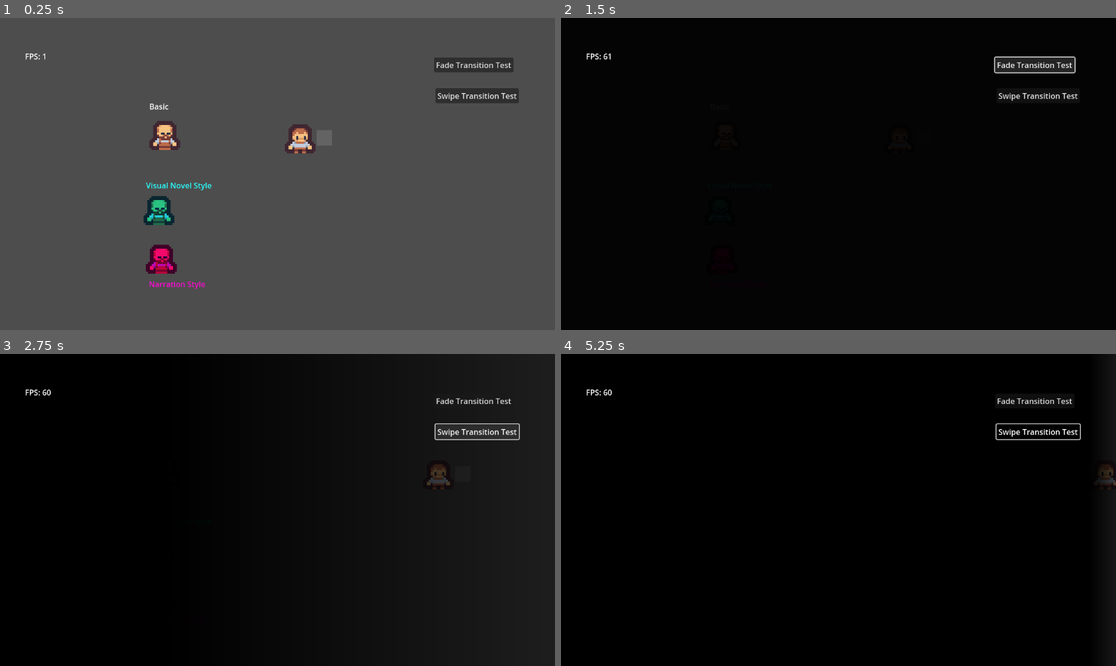
Above: before the commit, frames 1-4 (two rows, left to right).
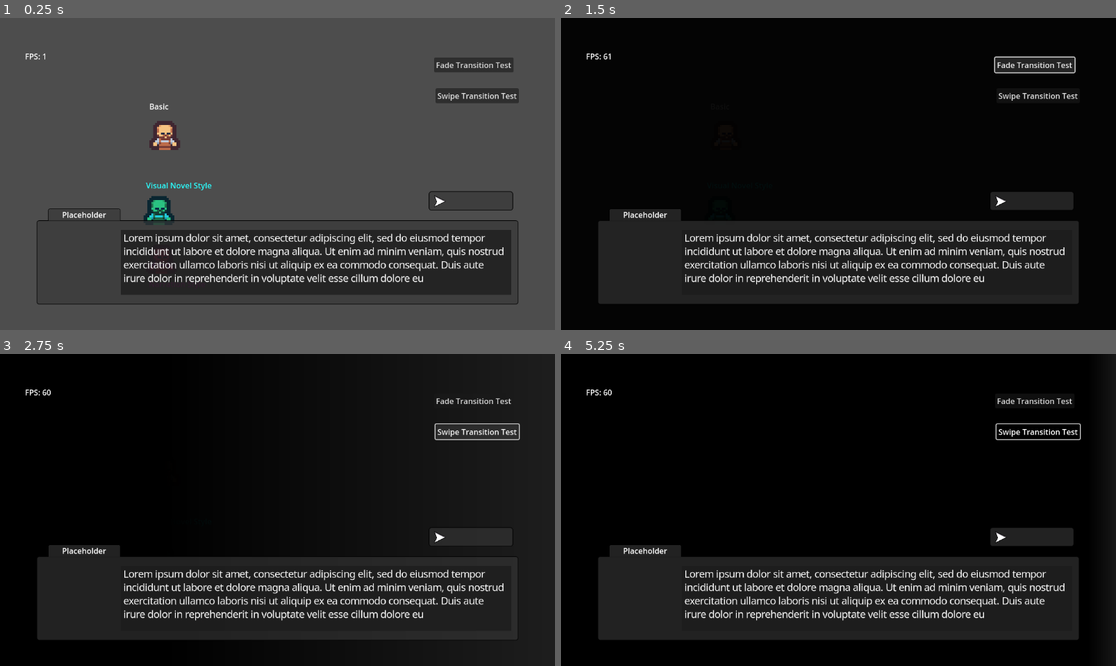
Above: after the commit, the same moments.

Repository: Innocent-Traitor/Cool-Game
Game: Godot game, scene res://main.tscn
Same seed, same stepped clock (60 frames per second), same inputs: the game is played once before the commit and once after it.
Inputs:
- Up to frame 1 (0.25 s): no input
- Up to frame 2 (1.5 s): click "Fade Transition Test" at 0.5 s; tap Enter at 1.25 s; hold D (right) from 1.28 s (still down); hold Space (next) from 1.28 s (still down)
- Up to frame 3 (2.75 s): release D (right) at 2 s; release Space (next) at 2 s; click "Swipe Transition Test" at 2 s
- Up to frame 4 (5.25 s): hold S (down) 2.78-3.53 s; tap Space (next) at 2.85, 4.35 s; hold D (right) 3.53-4.28 s; hold Space (next) 3.53-4.28 s; hold W (up) 4.28-5.03 s; hold A (left) from 5.03 s (still down); hold Space (next) from 5.03 s (still down)

The runs differ from the first frame. In frame 1, 15% of the frame differs, in the area x 6-94%, y 34-92%; in frame 2, 24%; in frame 3, 14%; in frame 4, 24%, in the area x 6-100%, y 36-92%.

Commit message:
Ani changes and popup text box additiona

Diff:
--- a/DialogueUI.gd
+++ b/DialogueUI.gd
@@ -10,7 +10,10 @@
 var talk_index = 0
 var is_talking = false
 var do_animation = false
+
 var has_choice = false
+var current_choice = 0
+var choices = []
 var talk_override = -1
 
 func _ready() -> void:
@@ -33,7 +36,7 @@
 	handle_vn_display()
 
 	if 'choice1' in current_talk:
-		handle_choice()
+		has_choice = true
 
 	if 'override' in current_talk:
 		talk_override = current_talk.override
@@ -53,6 +56,9 @@
 func handle_text_display(options : Array) -> void:
 	if ($TextBox/TextBoxText.visible_characters >= len($TextBox/TextBoxText.text) or not is_talking):
 		is_talking = false
+		$TextBox/TextBoxText.visible_characters = -1
+		if (has_choice):
+			handle_choice()
 		return
 
 	$TextBox/TextBoxText.visible_characters += text_speed
@@ -137,8 +143,6 @@
 
 
 func handle_choice():
-	# Makes the choices variable
-	var choices = []
 	for i in 8:
 		if (current_talk.has('choice' + str(i))):
 			choices.append(current_talk['choice' + str(i)])
@@ -149,21 +153,47 @@
 	$RPGChoice/ChoiceBoxBackground.position = Vector2(890, 400 - size_dif)
 	$RPGChoice.visible = true
 
-
-	## Set a for loop that will set the position of each choice and set the text
-	## Just store a position that will be the start position, and minus by 40 each time the for loop happens to keep having the label go up
-	## after that, focus on getting the cursor to move around by both mouse and keyboard movement
-	## Make sure when the select the option, to goes to the choice_dest talk_index specified in the DIALOGUE_DB
-	$RPGChoice/Choice1.text = choices[0]
-
-
-func _unhandled_key_input(event: InputEvent) -> void:
+	# Create the label
+	var label_pos = 368
+	for i in len(choices):
+		var label = Label.new()
+		label.name = 'Choice' + str(i)
+		label.text = choices[i]
+		label.label_settings = load('res://label.tres')
+		label.add_to_group('choices')
+		label.horizontal_alignment = HORIZONTAL_ALIGNMENT_RIGHT
+		label.vertical_alignment = VERTICAL_ALIGNMENT_FILL
+		label.size = Vector2(125, 25)
+		label.position = Vector2(935, label_pos)
+		label_pos -= 40 # Sets the position for the next choice
+		$RPGChoice/ChoiceNodes.add_child(label)
+
+	current_choice = 0
+
+
+func _unhandled_input(event: InputEvent) -> void:
 	if event.is_action_pressed('next'):
-		if (not is_talking):
+		if (has_choice and $TextBox/TextBoxText.visible_characters == -1):
+			talk_override = current_talk.get('choice' + str(current_choice + 1) + '_dest')
+			has_choice = false
+			$RPGChoice.visible = false
+			$RPGChoice/SelectionArrow.position.y = 368
+			choices.clear()
+			get_tree().call_group('choices', 'queue_free')
+
+		if (not is_talking and not has_choice):
 			load_next_dialogue()
 		else:
 			$TextBox/TextBoxText.visible_characters = -1
 			is_talking = false
+
+	if (has_choice):
+		if (event.is_action_pressed('up') and not current_choice == len(choices) - 1):
+			$RPGChoice/SelectionArrow.position.y -= 40
+			current_choice += 1
+		elif (event.is_action_pressed('down') and not current_choice == 0):
+			$RPGChoice/SelectionArrow.position.y += 40
+			current_choice -= 1
 
 
 ## Open RichTextLabel URLs
--- a/Player.gd
+++ b/Player.gd
@@ -1,11 +1,15 @@
 extends CharacterBody2D
 
 @export var speed = 400
+
+@onready var AniSprite = $AnimatedSprite2D
+@onready var InteractBody = $InteractBody
 
 var is_busy : bool = false
 
 func _ready() -> void:
 	print("ready")
+	AniSprite.play('Idle')
 
 
 # Called every frame. 'delta' is the elapsed time since the previous frame.
@@ -18,23 +22,31 @@
 	var dir = Input.get_vector("left", "right", "up", "down")
 	velocity = dir * speed
 	move_and_slide()
+	if (dir):
+		AniSprite.play("Run")
+	else:
+		AniSprite.play("Idle")
 
 	match dir:
 		Vector2(1, 0):
-			$InteractBody.position = Vector2(50, 0)
+			InteractBody.position = Vector2(50, 0)
+			AniSprite.flip_h = false
 		Vector2(-1, 0):
-			$InteractBody.position = Vector2(-50, 0)
+			InteractBody.position = Vector2(-50, 0)
+			AniSprite.flip_h = true
 		Vector2(0, 1):
-			$InteractBody.position = Vector2(0, 50)
+			InteractBody.position = Vector2(0, 50)
+
 		Vector2(0, -1):
-			$InteractBody.position = Vector2(0, -50)
+			InteractBody.position = Vector2(0, -50)
 
 
 
 func _unhandled_input(event: InputEvent) -> void:
 	if event.is_action_pressed('next') and not is_busy:
-		var body = $InteractBody.get_overlapping_areas()
+		var body = InteractBody.get_overlapping_areas()
 		if body:
+			AniSprite.play("Idle")
 			do_interact(body[0])
 			print('interacting with ' + str(body[0]))
 
--- a/dialogue_db.gd
+++ b/dialogue_db.gd
@@ -65,6 +65,8 @@
 			'choice1_dest': 2,
 			'choice2': 'Shut up',
 			'choice2_dest': 3,
+			'choice3': 'what',
+			'choice3_dest': 99,
 		},
 		2: {
 			'character': 'DebugMan',
--- a/dialogue_system.tscn
+++ b/dialogue_system.tscn
@@ -12,9 +12,8 @@
 [ext_resource type="Texture2D" uid="uid://bn5ulqkjbx1f8" path="res://sprites/frame5.png" id="6_ls3co"]
 [ext_resource type="Texture2D" uid="uid://cne8dutpuqrme" path="res://sprites/frame3.png" id="7_v6hbh"]
 [ext_resource type="Texture2D" uid="uid://c4dq3bpre8kfo" path="res://sprites/frame6.png" id="7_vsck7"]
-
-[sub_resource type="LabelSettings" id="LabelSettings_68gnc"]
-font = ExtResource("3_u1302")
+[ext_resource type="Script" path="res://PopupDialog.gd" id="13_smeqf"]
+[ext_resource type="Texture2D" uid="uid://eyaltk1e1lh2" path="res://sprites/pop-up-9-slice.png" id="14_r0h41"]
 
 [sub_resource type="StyleBoxFlat" id="StyleBoxFlat_qcacp"]
 bg_color = Color(0.109804, 0.109804, 0.109804, 0.776471)
@@ -116,67 +115,17 @@
 offset_bottom = 400.0
 theme_override_styles/panel = ExtResource("2_4334r")
 
-[node name="Choice1" type="Label" parent="DialogueScene/RPGChoice"]
-layout_mode = 0
-offset_left = 935.0
+[node name="ChoiceNodes" type="Control" parent="DialogueScene/RPGChoice"]
+anchors_preset = 0
+offset_right = 40.0
+offset_bottom = 40.0
+
+[node name="SelectionArrow" type="TextureRect" parent="DialogueScene/RPGChoice"]
+layout_mode = 0
+offset_left = 900.0
 offset_top = 368.0
-offset_right = 1060.0
+offset_right = 925.0
 offset_bottom = 393.0
-text = "Placeholder"
-label_settings = SubResource("LabelSettings_68gnc")
-horizontal_alignment = 2
-vertical_alignment = 3
-
-[node name="SelectionArrow" type="TextureRect" parent="DialogueScene/RPGChoice"]
-layout_mode = 0
-offset_left = 900.0
-offset_top = 367.5
-offset_right = 925.0
-offset_bottom = 392.5
-texture = ExtResource("4_30c8d")
-
-[node name="RPGChoice2" type="Control" parent="DialogueScene"]
-anchors_preset = 0
-offset_left = -200.0
-offset_right = -160.0
-offset_bottom = 40.0
-
-[node name="ChoiceBoxBackground" type="Panel" parent="DialogueScene/RPGChoice2"]
-layout_mode = 0
-offset_left = 890.0
-offset_top = 320.0
-offset_right = 1065.0
-offset_bottom = 400.0
-theme_override_styles/panel = ExtResource("2_4334r")
-
-[node name="Choice1ffadsafsd" type="Label" parent="DialogueScene/RPGChoice2"]
-layout_mode = 0
-offset_left = 935.0
-offset_top = 368.0
-offset_right = 1060.0
-offset_bottom = 393.0
-text = "Placeholder"
-label_settings = SubResource("LabelSettings_68gnc")
-horizontal_alignment = 2
-vertical_alignment = 3
-
-[node name="Choice2dsffdasasdf" type="Label" parent="DialogueScene/RPGChoice2"]
-layout_mode = 0
-offset_left = 935.0
-offset_top = 327.5
-offset_right = 1060.0
-offset_bottom = 352.5
-text = "Placeholder"
-label_settings = SubResource("LabelSettings_68gnc")
-horizontal_alignment = 2
-vertical_alignment = 3
-
-[node name="SelectionArrow" type="TextureRect" parent="DialogueScene/RPGChoice2"]
-layout_mode = 0
-offset_left = 900.0
-offset_top = 367.5
-offset_right = 925.0
-offset_bottom = 392.5
 texture = ExtResource("4_30c8d")
 
 [node name="VNCharacterArea" type="Control" parent="DialogueScene"]
@@ -289,6 +238,31 @@
 offset_right = 92.0
 offset_bottom = 91.0
 
+[node name="PopupDialog" type="Control" parent="."]
+layout_mode = 3
+anchors_preset = 0
+offset_right = 40.0
+offset_bottom = 40.0
+script = ExtResource("13_smeqf")
+
+[node name="NinePatchRect" type="NinePatchRect" parent="PopupDialog"]
+offset_right = 10.0
+offset_bottom = 10.0
+scale = Vector2(4, 4)
+texture = ExtResource("14_r0h41")
+region_rect = Rect2(0, 0, 50, 50)
+patch_margin_left = 5
+patch_margin_top = 5
+patch_margin_right = 5
+patch_margin_bottom = 5
+
+[node name="PopupText" type="Label" parent="PopupDialog"]
+layout_mode = 0
+offset_right = 232.0
+offset_bottom = 23.0
+horizontal_alignment = 1
+vertical_alignment = 1
+
 [connection signal="visibility_changed" from="DialogueScene" to="DialogueScene" method="_on_visibility_changed"]
 [connection signal="meta_clicked" from="DialogueScene/TextBox/TextBoxText" to="DialogueScene" method="_on_dialogue_text_meta_clicked"]
 [connection signal="animation_finished" from="DialogueScene/AnimationPlayer" to="DialogueScene" method="_on_animation_player_animation_finished"]
--- a/main.tscn
+++ b/main.tscn
@@ -11,7 +11,7 @@
 [node name="Node2D" type="Node2D"]
 
 [node name="Player" parent="." groups=["Player"] instance=ExtResource("1_6gny1")]
-position = Vector2(623, 249)
+position = Vector2(628, 250)
 
 [node name="TestTalk1" parent="." instance=ExtResource("2_xbnbx")]
 position = Vector2(342, 242)
@@ -56,7 +56,13 @@
 [node name="DialogueSystem" parent="." instance=ExtResource("3_vf8kp")]
 
 [node name="DialogueScene" parent="DialogueSystem" index="0"]
-visible = false
+mouse_filter = 2
+
+[node name="RPGChoice" parent="DialogueSystem/DialogueScene" index="1"]
+visible = true
+
+[node name="NinePatchRect" parent="DialogueSystem/PopupDialog" index="0"]
+layout_mode = 0
 
 [node name="Button" type="Button" parent="."]
 z_index = 100
--- a/player.tscn
+++ b/player.tscn
@@ -1,7 +1,118 @@
-[gd_scene load_steps=5 format=3 uid="uid://b7e4dhx86xbdl"]
+[gd_scene load_steps=20 format=3 uid="uid://b7e4dhx86xbdl"]
 
 [ext_resource type="Script" path="res://Player.gd" id="1_m6u2x"]
-[ext_resource type="Texture2D" uid="uid://do7xwl0qoh82h" path="res://sprites/player.png" id="2_ow4yx"]
+[ext_resource type="Texture2D" uid="uid://dbwk0qjmfei14" path="res://sprites/player_anims.png" id="2_wvfgb"]
+
+[sub_resource type="AtlasTexture" id="AtlasTexture_lemj2"]
+atlas = ExtResource("2_wvfgb")
+region = Rect2(0, 0, 96, 64)
+
+[sub_resource type="AtlasTexture" id="AtlasTexture_7gekc"]
+atlas = ExtResource("2_wvfgb")
+region = Rect2(96, 0, 96, 64)
+
+[sub_resource type="AtlasTexture" id="AtlasTexture_jyksj"]
+atlas = ExtResource("2_wvfgb")
+region = Rect2(192, 0, 96, 64)
+
+[sub_resource type="AtlasTexture" id="AtlasTexture_68yeh"]
+atlas = ExtResource("2_wvfgb")
+region = Rect2(288, 0, 96, 64)
+
+[sub_resource type="AtlasTexture" id="AtlasTexture_fi5tb"]
+atlas = ExtResource("2_wvfgb")
+region = Rect2(384, 0, 96, 64)
+
+[sub_resource type="AtlasTexture" id="AtlasTexture_sfdgb"]
+atlas = ExtResource("2_wvfgb")
+region = Rect2(480, 0, 96, 64)
+
+[sub_resource type="AtlasTexture" id="AtlasTexture_d8dw7"]
+atlas = ExtResource("2_wvfgb")
+region = Rect2(0, 64, 96, 64)
+
+[sub_resource type="AtlasTexture" id="AtlasTexture_3atnp"]
+atlas = ExtResource("2_wvfgb")
+region = Rect2(96, 64, 96, 64)
+
+[sub_resource type="AtlasTexture" id="AtlasTexture_64xpo"]
+atlas = ExtResource("2_wvfgb")
+region = Rect2(192, 64, 96, 64)
+
+[sub_resource type="AtlasTexture" id="AtlasTexture_utvkv"]
+atlas = ExtResource("2_wvfgb")
+region = Rect2(288, 64, 96, 64)
+
+[sub_resource type="AtlasTexture" id="AtlasTexture_04l3l"]
+atlas = ExtResource("2_wvfgb")
+region = Rect2(384, 64, 96, 64)
+
+[sub_resource type="AtlasTexture" id="AtlasTexture_1ttad"]
+atlas = ExtResource("2_wvfgb")
+region = Rect2(480, 64, 96, 64)
+
+[sub_resource type="AtlasTexture" id="AtlasTexture_6lry1"]
+atlas = ExtResource("2_wvfgb")
+region = Rect2(576, 64, 96, 64)
+
+[sub_resource type="AtlasTexture" id="AtlasTexture_yt3on"]
+atlas = ExtResource("2_wvfgb")
+region = Rect2(672, 64, 96, 64)
+
+[sub_resource type="SpriteFrames" id="SpriteFrames_nxesv"]
+animations = [{
+"frames": [{
+"duration": 1.0,
+"texture": SubResource("AtlasTexture_lemj2")
+}, {
+"duration": 1.0,
+"texture": SubResource("AtlasTexture_7gekc")
+}, {
+"duration": 1.0,
+"texture": SubResource("AtlasTexture_jyksj")
+}, {
+"duration": 1.0,
+"texture": SubResource("AtlasTexture_68yeh")
+}, {
+"duration": 1.0,
+"texture": SubResource("AtlasTexture_fi5tb")
+}, {
+"duration": 1.0,
+"texture": SubResource("AtlasTexture_sfdgb")
+}],
+"loop": true,
+"name": &"Idle",
+"speed": 10.0
+}, {
+"frames": [{
+"duration": 1.0,
+"texture": SubResource("AtlasTexture_d8dw7")
+}, {
+"duration": 1.0,
+"texture": SubResource("AtlasTexture_3atnp")
+}, {
+"duration": 1.0,
+"texture": SubResource("AtlasTexture_64xpo")
+}, {
+"duration": 1.0,
+"texture": SubResource("AtlasTexture_utvkv")
+}, {
+"duration": 1.0,
+"texture": SubResource("AtlasTexture_04l3l")
+}, {
+"duration": 1.0,
+"texture": SubResource("AtlasTexture_1ttad")
+}, {
+"duration": 1.0,
+"texture": SubResource("AtlasTexture_6lry1")
+}, {
+"duration": 1.0,
+"texture": SubResource("AtlasTexture_yt3on")
+}],
+"loop": true,
+"name": &"Run",
+"speed": 15.0
+}]
 
 [sub_resource type="RectangleShape2D" id="RectangleShape2D_y3a33"]
 size = Vector2(48, 48)
@@ -13,9 +124,11 @@
 motion_mode = 1
 script = ExtResource("1_m6u2x")
 
-[node name="Sprite2D" type="Sprite2D" parent="."]
+[node name="AnimatedSprite2D" type="AnimatedSprite2D" parent="."]
 scale = Vector2(4, 4)
-texture = ExtResource("2_ow4yx")
+sprite_frames = SubResource("SpriteFrames_nxesv")
+animation = &"Idle"
+frame_progress = 0.671398
 
 [node name="CollisionShape2D" type="CollisionShape2D" parent="."]
 shape = SubResource("RectangleShape2D_y3a33")
Not shown: 1 places in dialogue_system.tscn that only renumber resources
